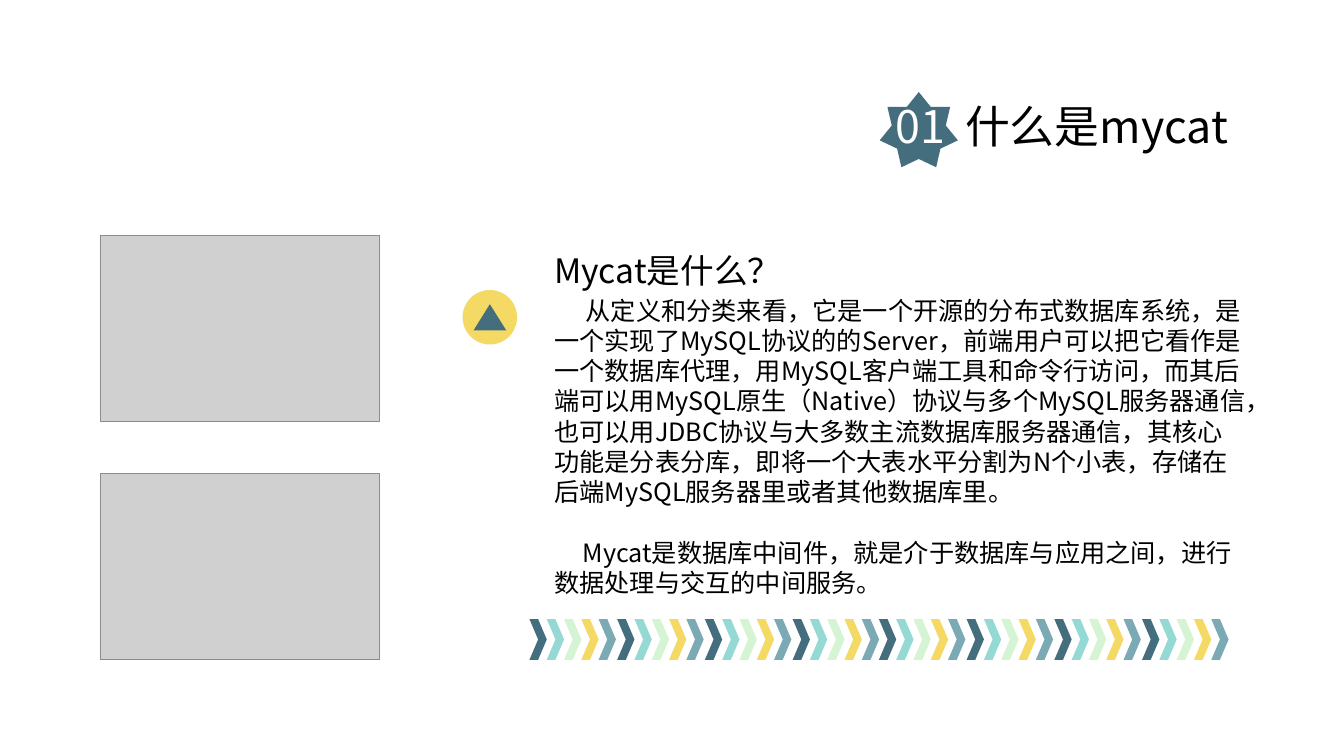
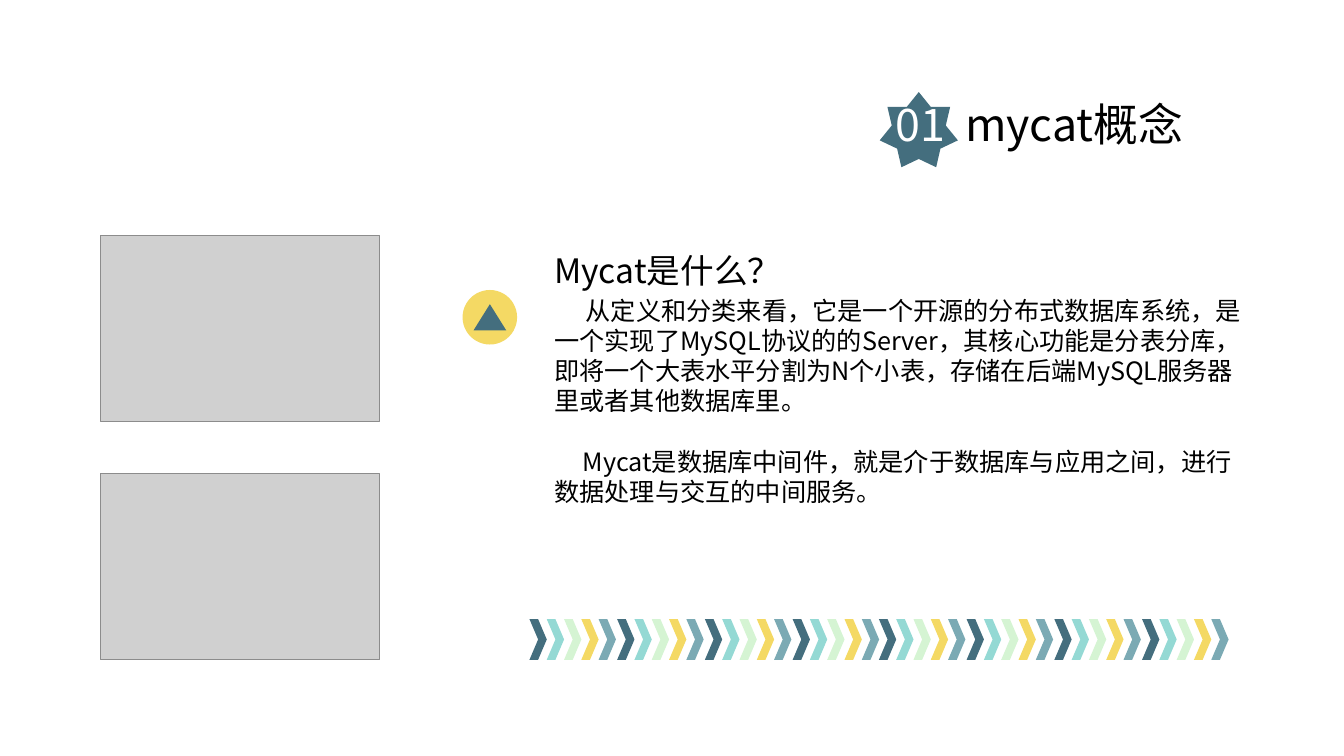
Before and after one commit to LearnJavaByus/Mycat-Server, a slide deck: slide 3 of 202012分享.pptx. Drawn at 1344x756 pixels with LibreOffice and Linux fonts; fonts in the diff are those of the drawing; grey boxes stand for pictures. Boxes give left, top, right and bottom in pixels: in the first picture for what was removed or moved away, otherwise in the second. Text is boxed around its words. In the diff, an @@ line names an element or a change of style, - is before the commit and + after.

Commit message:
ppt

```diff
--- a/202012分享.pptx
+++ b/202012分享.pptx
@@ text at (x1=895, y1=96, x2=1183, y2=153): text changed @@
-01 什么是mycat
+01 mycat概念
@@ text at (x1=554, y1=298, x2=1241, y2=412): text changed @@
-从定义和分类来看，它是一个开源的分布式数据库系统，是一个实现了MySQL协议的的Server，前端用户可以把它看作是一个数据库代理，用MySQL客户端工具和命令行访问，而其后端可以用MySQL原生（Native）协议与多个MySQL服务器通信，也可以用JDBC协议与大多数主流数据库服务器通信，其核心功能是分表分库，即将一个大表水平分割为N个小表，存储在后端MySQL服务器里或者其他数据库里。
+从定义和分类来看，它是一个开源的分布式数据库系统，是一个实现了MySQL协议的的Server，其核心功能是分表分库，即将一个大表水平分割为N个小表，存储在后端MySQL服务器里或者其他数据库里。
```
